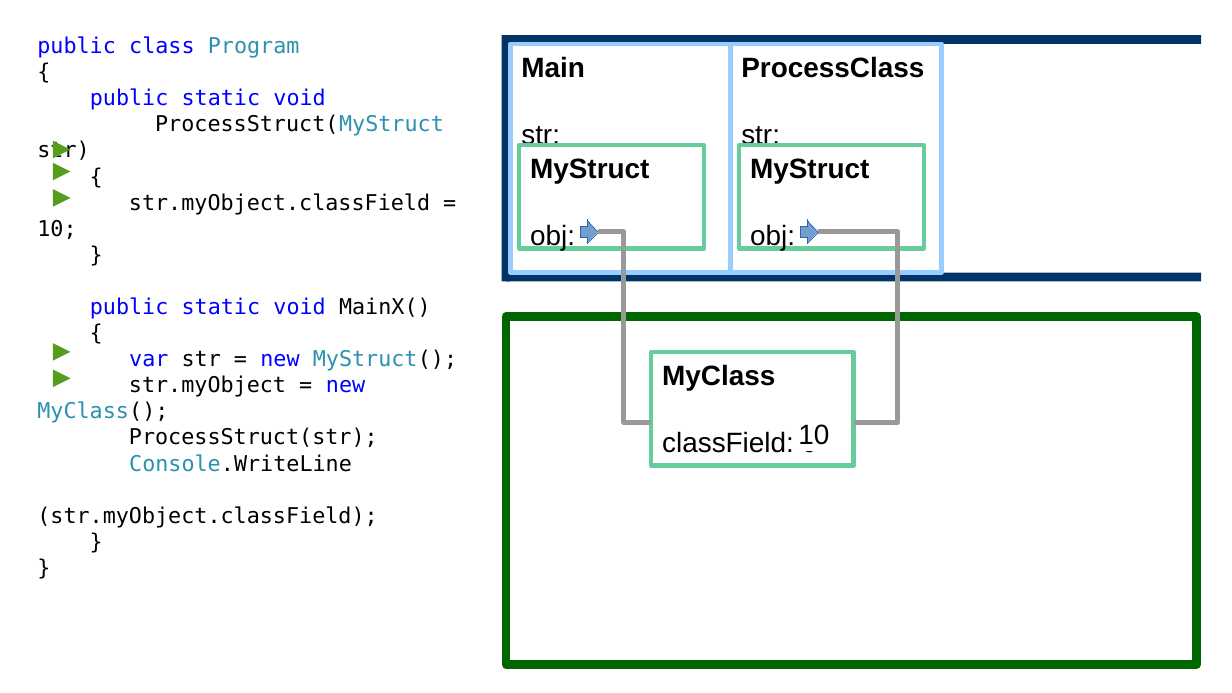
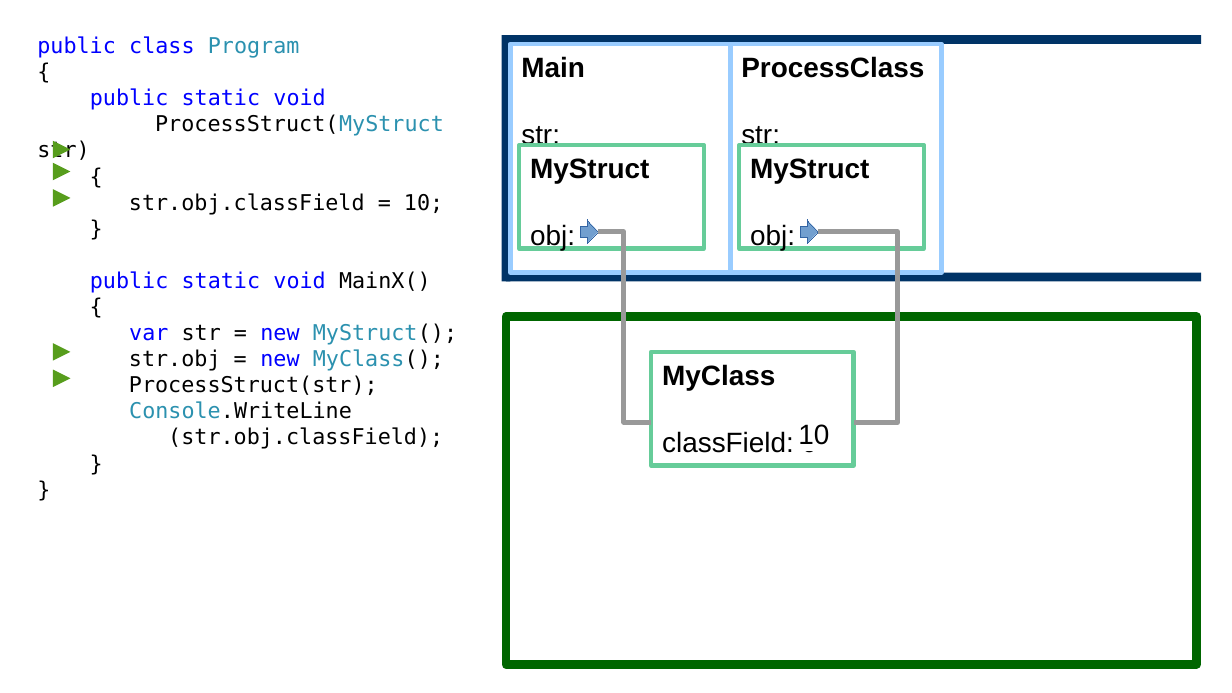
Before and after one commit to okulovsky/BasicProgramming, a slide deck: slide 3 of CS/Lecture13/S06 - Карта памяти.odp. Drawn at 1232x693 pixels with LibreOffice and Linux fonts; fonts in the diff are those of the drawing. Boxes give left, top, right and bottom in pixels: in the first picture for what was removed or moved away, otherwise in the second. Text is boxed around its words. In the diff, an @@ line names an element or a change of style, - is before the commit and + after.

```diff
--- a/CS/Lecture13/S06 - Карта памяти.odp
+++ b/CS/Lecture13/S06 - Карта памяти.odp
@@ text at box(129, 193, 443, 215): text changed @@
-str.myObject.classField = 10;
+str.obj.classField = 10;
@@ text at box(129, 349, 444, 371): text changed @@
-str.myObject = new MyClass();
+str.obj = new MyClass();
@@ text at box(168, 427, 443, 449): text changed @@
-(str.myObject.classField);
+(str.obj.classField);
```
Also in this commit, not shown: 20 other files.
